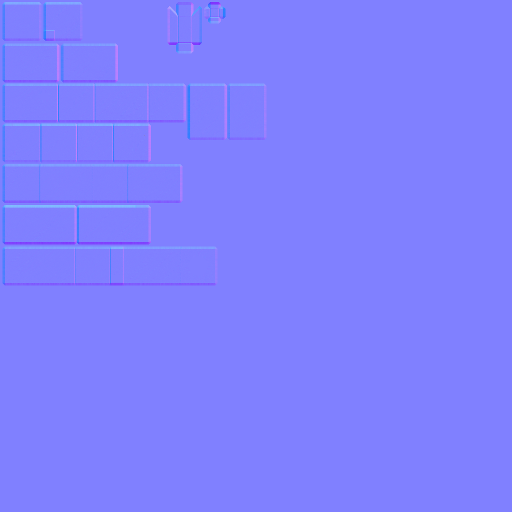
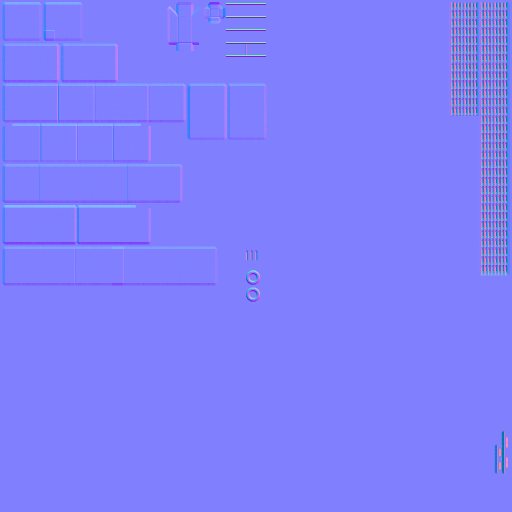
Before/after of a 512x512 layered artwork. What changed in the layer stack:
painted on "bevel copy" over [2, 6, 203, 286]
painted on "bevel" over [2, 6, 203, 286]
painted on "Layer" over [226, 2, 510, 475]
